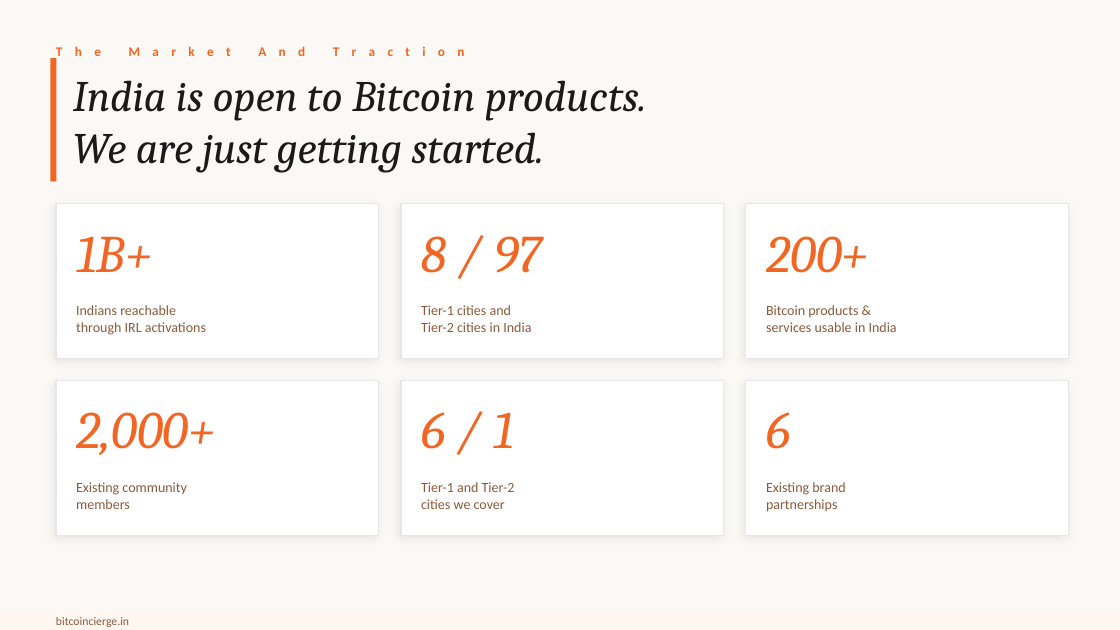
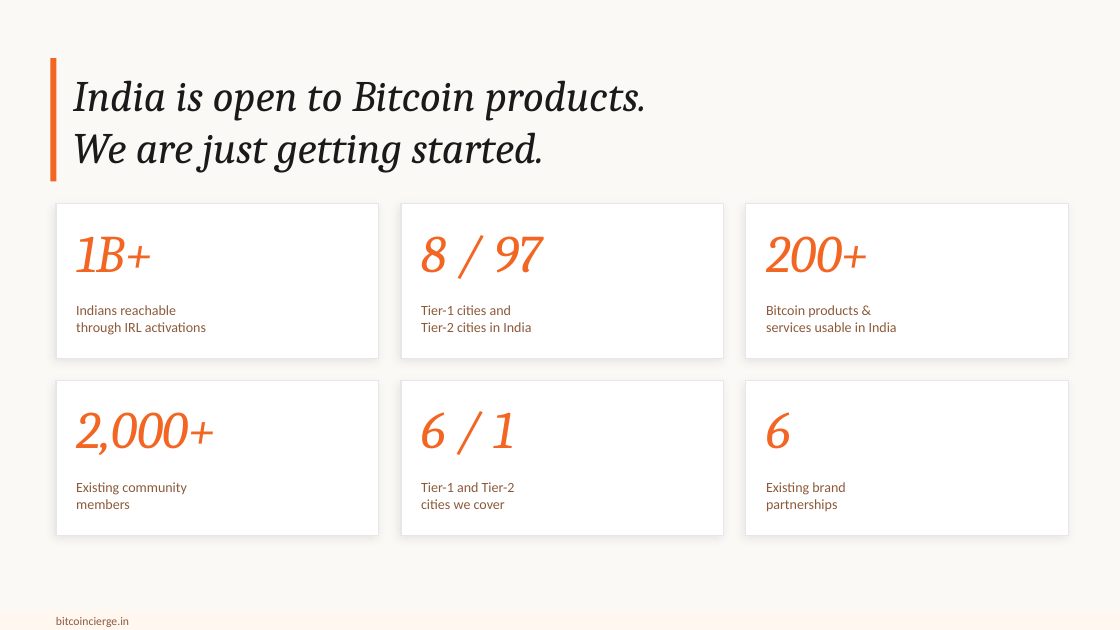
Before and after one commit to setusaurabh/bitcoincierge-pitch-deck, a slide deck: slide 12 of dist/bitcoincierge_pitch_deck.pptx (slide 14 before the commit). Drawn at 1120x630 pixels with LibreOffice and Linux fonts; fonts in the diff are those of the drawing. Boxes give left, top, right and bottom in pixels: in the first picture for what was removed or moved away, otherwise in the second. Text is boxed around its words. In the diff, an @@ line names an element or a change of style, - is before the commit and + after.

```diff
--- a/dist/bitcoincierge_pitch_deck.pptx
+++ b/dist/bitcoincierge_pitch_deck.pptx
@@ text removed at (56,46,464,60) @@
-T h e M a r k e t A n d T r a c t i o n
```
Also in this commit, not shown: 9 other slides changed, 3 slides removed, 20 other files.
